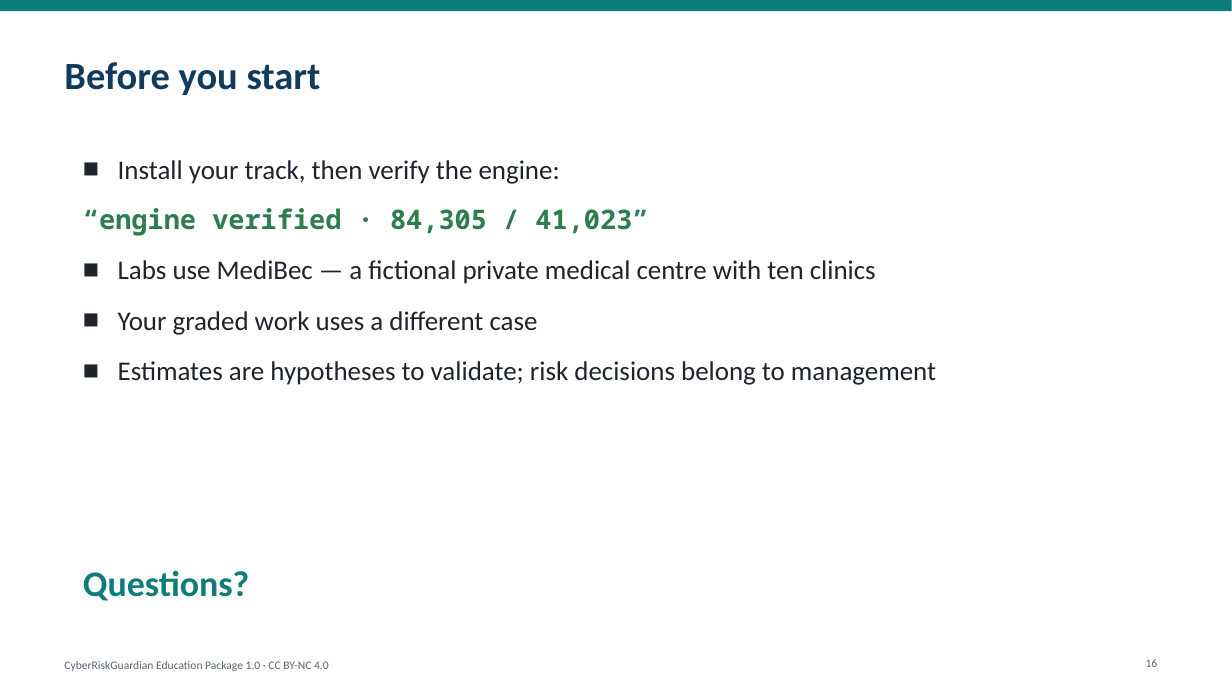
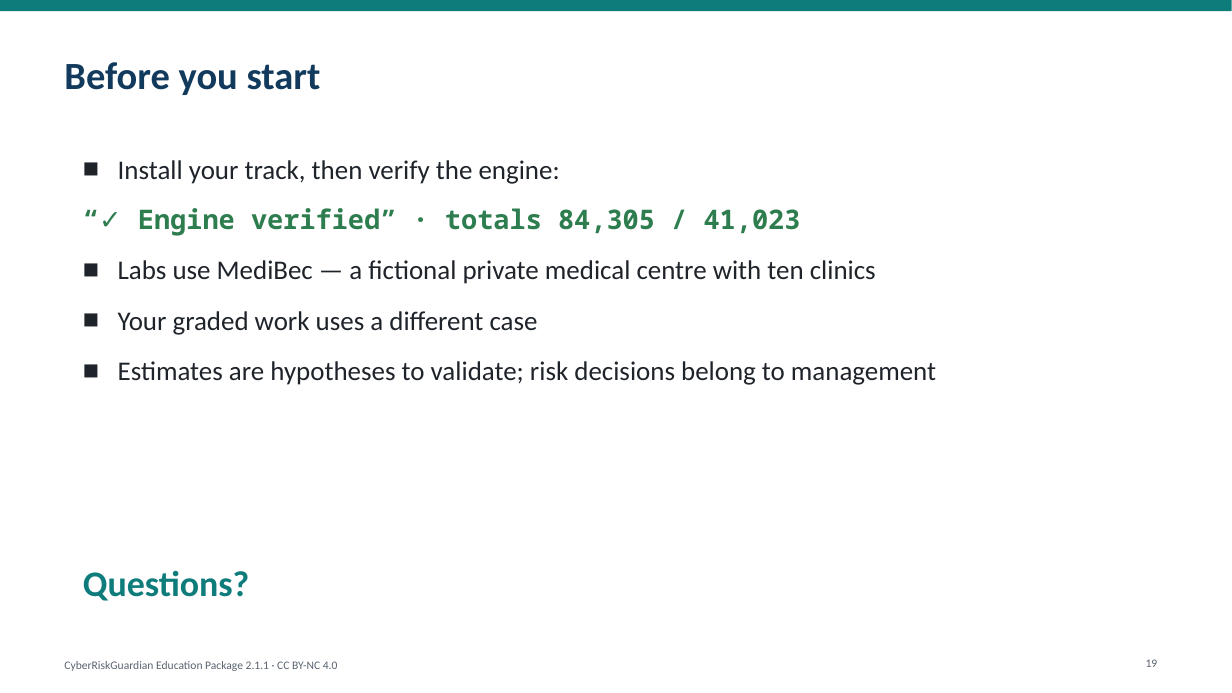
Before and after one commit to ITriskMgr/CyberRiskGuardian, a slide deck: slide 19 of education/slides/CRG_Intro_Deck_EN.pptx (slide 16 before the commit). Drawn at 1232x693 pixels with LibreOffice and Linux fonts; fonts in the diff are those of the drawing. Boxes give left, top, right and bottom in pixels: in the first picture for what was removed or moved away, otherwise in the second. Text is boxed around its words. In the diff, an @@ line names an element or a change of style, - is before the commit and + after.

```diff
--- a/education/slides/CRG_Intro_Deck_EN.pptx
+++ b/education/slides/CRG_Intro_Deck_EN.pptx
@@ text at box(138, 208, 801, 236): text changed @@
-  “engine verified · 84,305 / 41,023”
+  “✓ Engine verified” · totals 84,305 / 41,023
@@ text at box(64, 661, 338, 671): text changed @@
-CyberRiskGuardian Education Package 1.0 · CC BY-NC 4.0
+CyberRiskGuardian Education Package 2.1.1 · CC BY-NC 4.0
```
Also in this commit, not shown: 15 other slides changed, 3 slides added, 29 other files.
